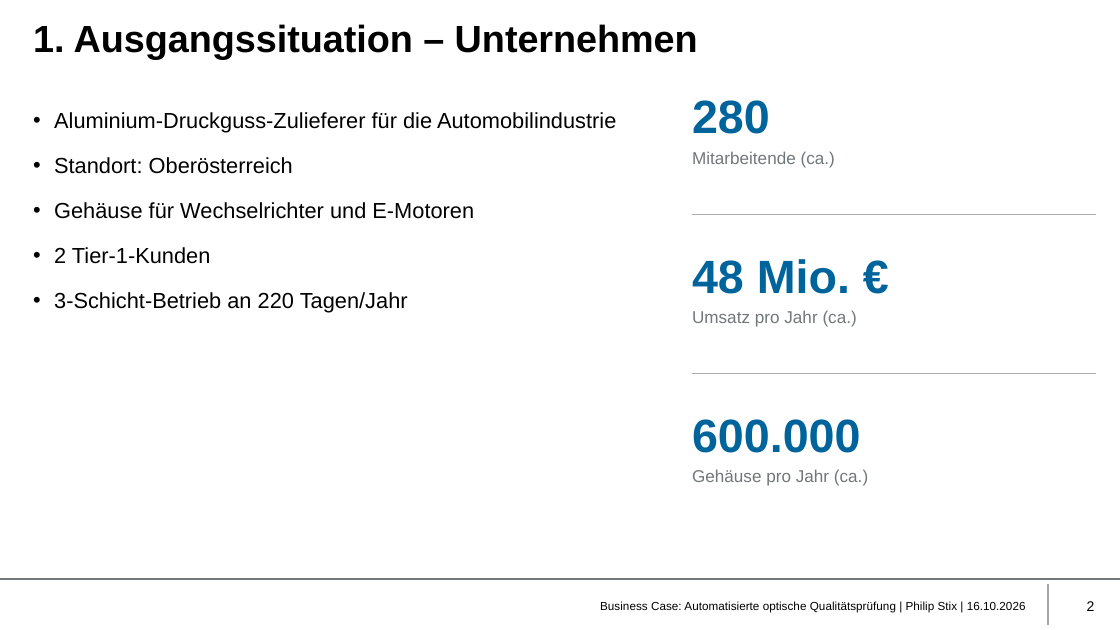
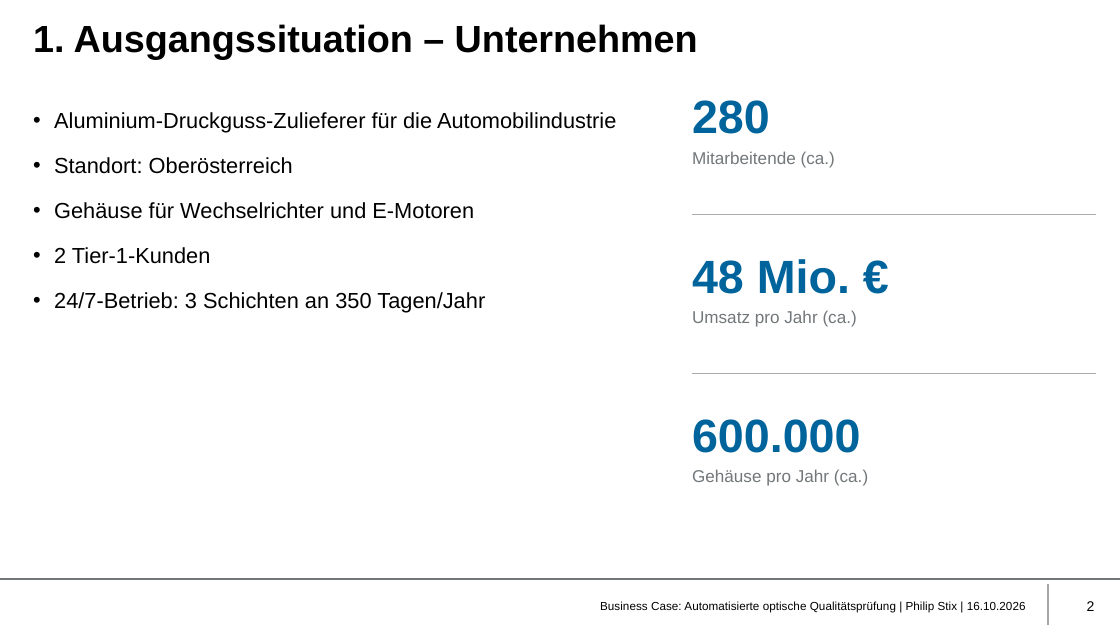
Before and after one commit to philip-stack/MRE3-bGUS, a slide deck: slide 2 of 01 Abgabe/Business Case Qualitätsprüfung - Philip Stix.pptx. Drawn at 1120x630 pixels with LibreOffice and Linux fonts; fonts in the diff are those of the drawing; background and template pictures are left out. Boxes give left, top, right and bottom in pixels: in the first picture for what was removed or moved away, otherwise in the second. Text is boxed around its words. In the diff, an @@ line names an element or a change of style, - is before the commit and + after.

```diff
--- a/01 Abgabe/Business Case Qualitätsprüfung - Philip Stix.pptx
+++ b/01 Abgabe/Business Case Qualitätsprüfung - Philip Stix.pptx
@@ text at (54, 292, 485, 313): text changed @@
-• 3-Schicht-Betrieb an 220 Tagen/Jahr
+• 24/7-Betrieb: 3 Schichten an 350 Tagen/Jahr
```
Also in this commit, not shown: 8 other slides changed, 2 other files.
